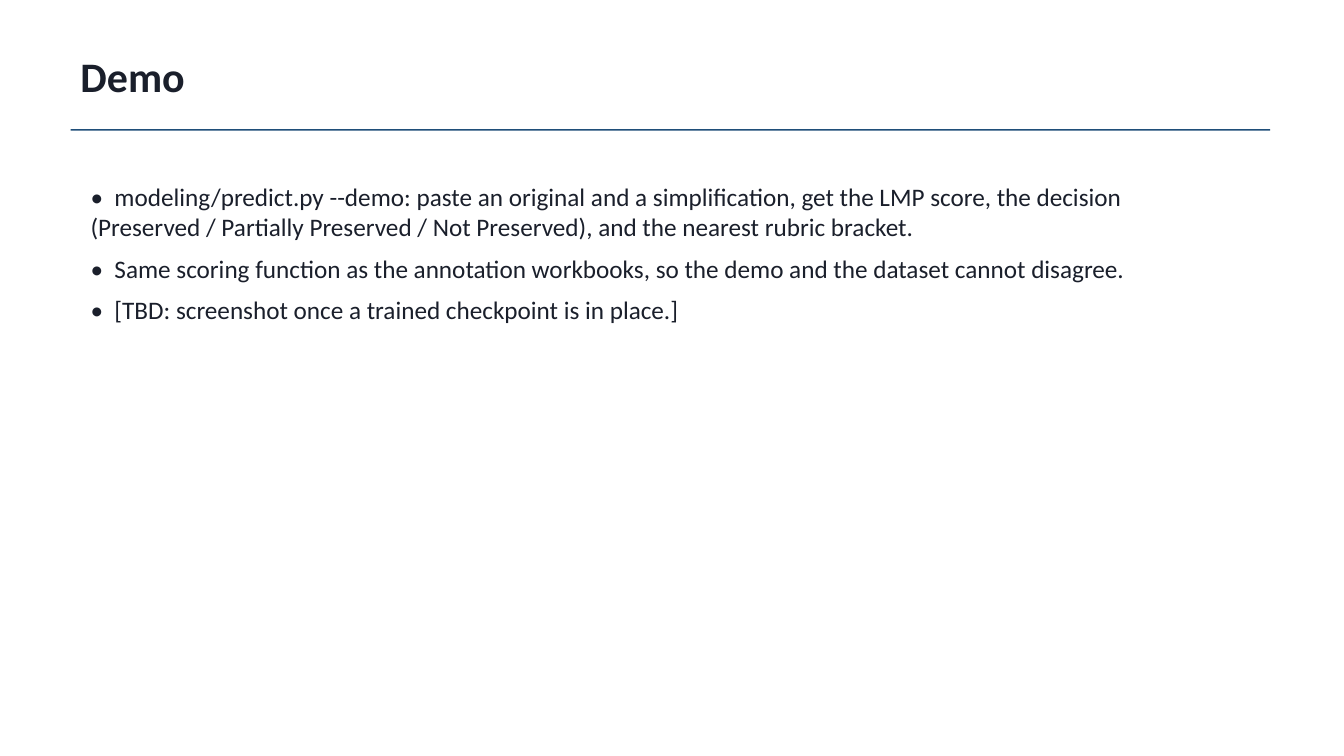
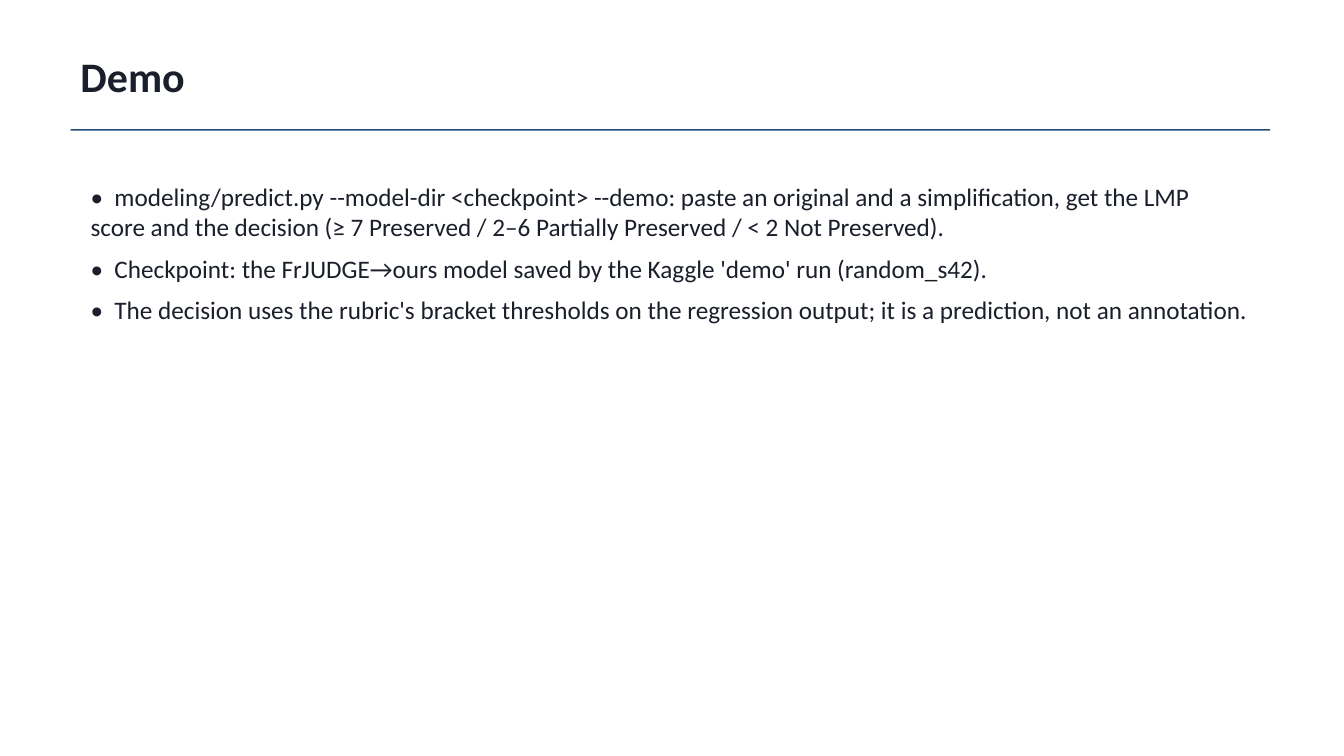
Before and after one commit to atharv-0509/legal-meaning-preservation-hi-en, a slide deck: slide 15 of paper/out/LMP_slides.pptx. Drawn at 1344x756 pixels with LibreOffice and Linux fonts; fonts in the diff are those of the drawing. Boxes give left, top, right and bottom in pixels: in the first picture for what was removed or moved away, otherwise in the second. Text is boxed around its words. In the diff, an @@ line names an element or a change of style, - is before the commit and + after.

```diff
--- a/paper/out/LMP_slides.pptx
+++ b/paper/out/LMP_slides.pptx
@@ text at (91,188,1247,324): text changed @@
-• modeling/predict.py --demo: paste an original and a simplification, get the LMP score, the decision (Preserved / Partially Preserved / Not Preserved), and the nearest rubric bracket.
-• Same scoring function as the annotation workbooks, so the demo and the dataset cannot disagree.
-• [TBD: screenshot once a trained checkpoint is in place.]
+• modeling/predict.py --model-dir <checkpoint> --demo: paste an original and a simplification, get the LMP score and the decision (≥ 7 Preserved / 2–6 Partially Preserved / < 2 Not Preserved).
+• Checkpoint: the FrJUDGE→ours model saved by the Kaggle 'demo' run (random_s42).
+• The decision uses the rubric's bracket thresholds on the regression output; it is a prediction, not an annotation.
```
Also in this commit, not shown: 13 other slides changed, 8 other files.
